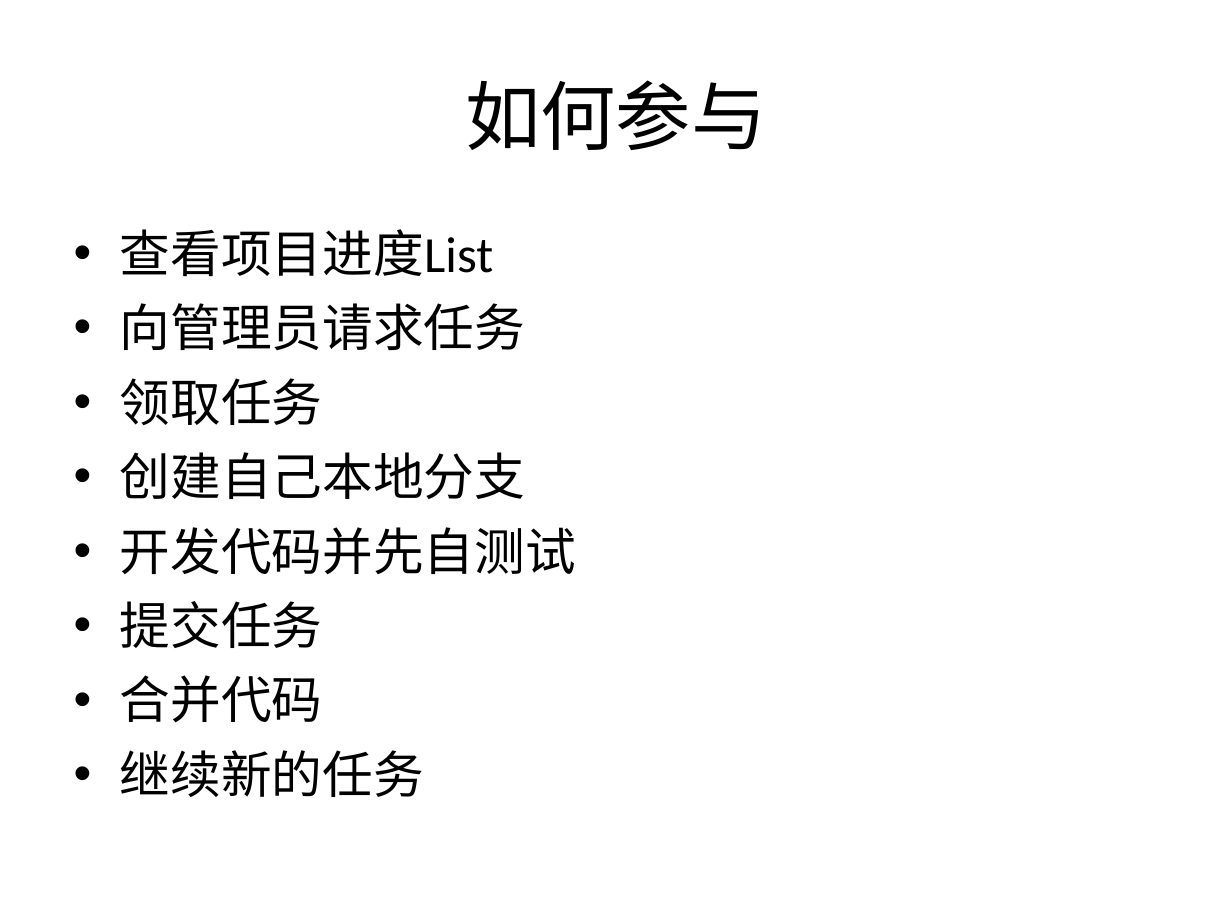
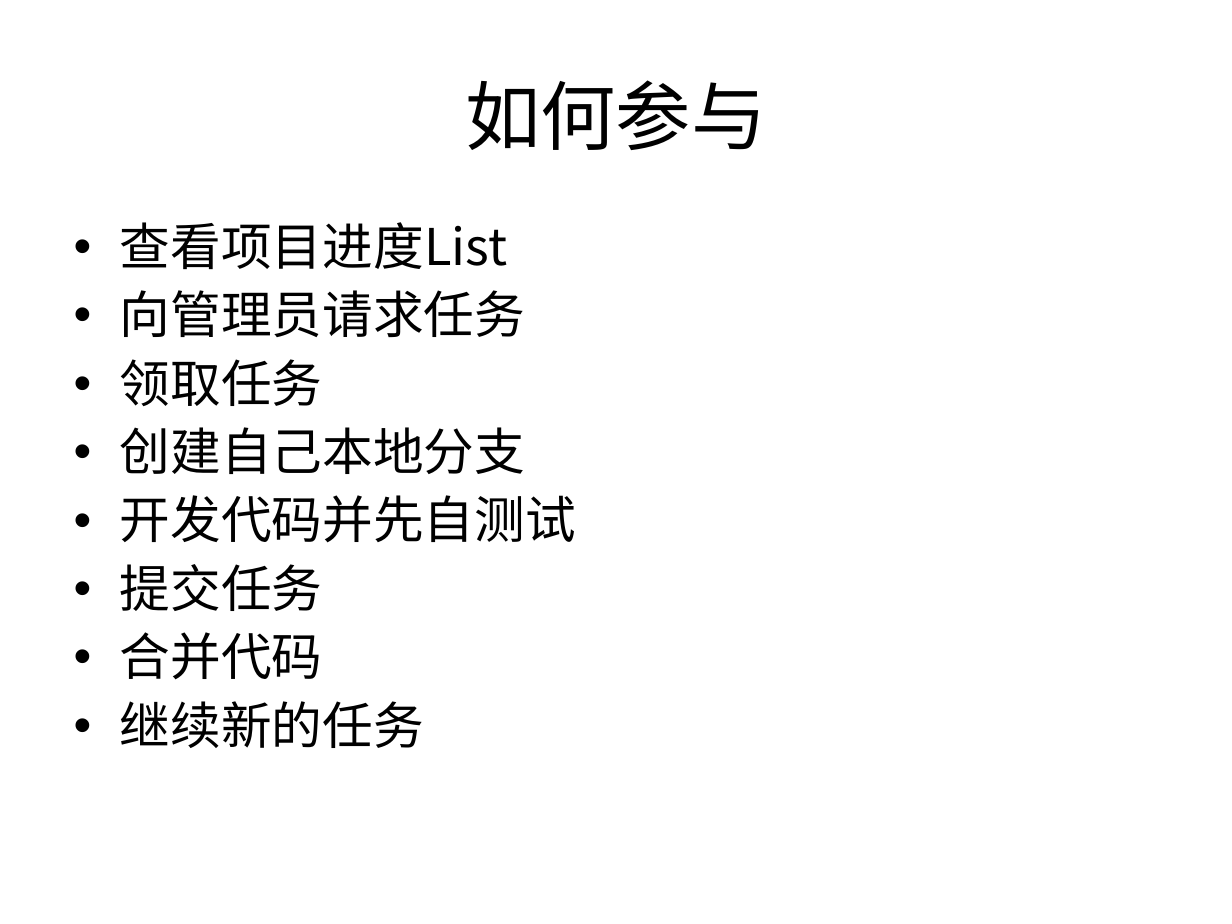
Before and after one commit to parhelia512/manual_dota, a slide deck: slide 3 of readme.ppt. Drawn at 1232x924 pixels with LibreOffice and Linux fonts; fonts in the diff are those of the drawing. Boxes give left, top, right and bottom in pixels: in the first picture for what was removed or moved away, otherwise in the second. Text is boxed around its words. In the diff, an @@ line names an element or a change of style, - is before the commit and + after.

```diff
--- a/readme.ppt
+++ b/readme.ppt
@@ text "查看项目进度List" at (x1=120, y1=222, x2=576, y2=748): font Calibri to Noto Sans CJK SC; line spacing 1 to 0.9 @@
```
Also in this commit, not shown: 7 other slides changed, 2 slides added, 2 other files.
